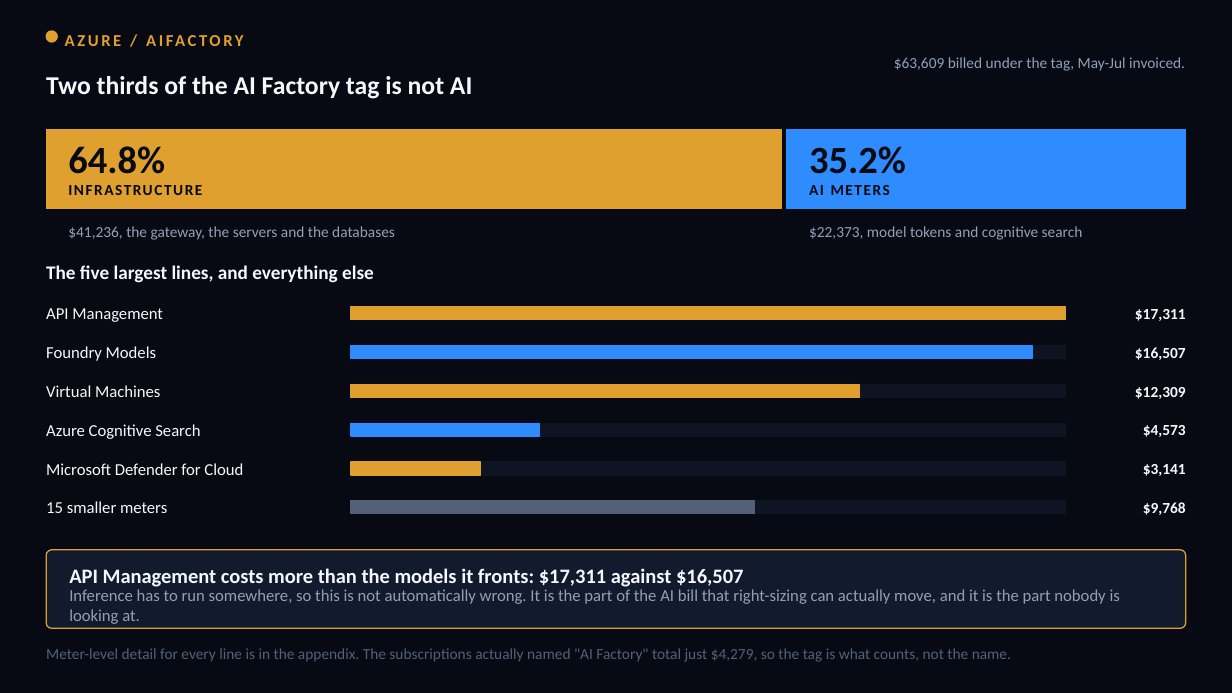
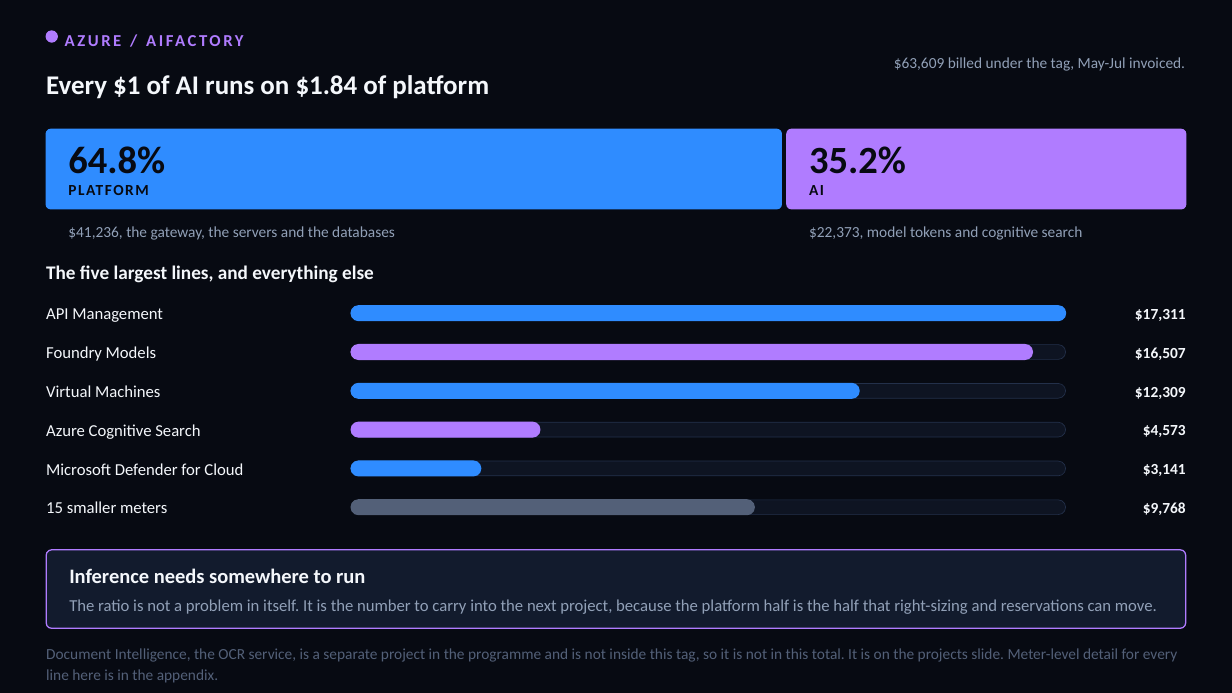
Before and after one commit to arielga5-code/Finops, a slide deck: slide 6 of deck/Harel_Cloud_Cost_CIO_Final_fixed.pptx. Drawn at 1232x693 pixels with LibreOffice and Linux fonts; fonts in the diff are those of the drawing. Boxes give left, top, right and bottom in pixels: in the first picture for what was removed or moved away, otherwise in the second. Text is boxed around its words. In the diff, an @@ line names an element or a change of style, - is before the commit and + after.

```diff
--- a/deck/Harel_Cloud_Cost_CIO_Final_fixed.pptx
+++ b/deck/Harel_Cloud_Cost_CIO_Final_fixed.pptx
@@ text "AZURE / AIFACTORY" at bbox=[65, 28, 804, 52]: text colour #E0A030 to #B07CFF @@
@@ ellipse at bbox=[46, 31, 57, 43]: fill #E0A030 to #B07CFF; outline #E0A030 1 pt to #B07CFF 1 pt @@
@@ text at bbox=[46, 75, 489, 99]: text changed; size 20 to 21 pt @@
-Two thirds of the AI Factory tag is not AI
+Every $1 of AI runs on $1.84 of platform
@@ text at bbox=[68, 177, 760, 201]: text changed @@
-INFRASTRUCTURE
+PLATFORM
@@ text at bbox=[809, 185, 824, 195]: text changed @@
-AI METERS
+AI
@@ rectangle to rounded rectangle; fill #2F8CFF to #B07CFF; outline #2F8CFF 1 pt to #B07CFF 1 pt in 3 elements at bbox=[787, 129, 1187, 209], bbox=[351, 345, 1032, 360], bbox=[351, 422, 540, 437] @@
@@ rectangle to rounded rectangle; fill #E0A030 to #2F8CFF; outline #E0A030 1 pt to #2F8CFF 1 pt in 4 elements at bbox=[46, 129, 782, 209], bbox=[351, 306, 1066, 321], bbox=[351, 384, 860, 398], bbox=[351, 461, 481, 476] @@
@@ rounded rectangle at bbox=[351, 500, 754, 515]: rectangle to rounded rectangle @@
@@ rectangle to rounded rectangle; outline #0E1422 1 pt to #23304A 0.5 pt in 5 elements at bbox=[351, 345, 1066, 360], bbox=[351, 384, 1066, 398], bbox=[351, 422, 1066, 437], bbox=[351, 461, 1066, 476], bbox=[351, 500, 1066, 515] @@
@@ rounded rectangle at bbox=[46, 550, 1186, 628]: outline #E0A030 1 pt to #B07CFF 1 pt @@
@@ text at bbox=[69, 568, 365, 583]: text changed @@
-API Management costs more than the models it fronts: $17,311 against $16,507
+Inference needs somewhere to run
@@ text at bbox=[69, 599, 1157, 614]: text changed @@
-Inference has to run somewhere, so this is not automatically wrong. It is the part of the AI bill that right-sizing can actually move, and it is the part nobody is looking at.
+The ratio is not a problem in itself. It is the number to carry into the next project, because the platform half is the half that right-sizing and reservations can move.
@@ text at bbox=[46, 648, 1177, 683]: text changed @@
-Meter-level detail for every line is in the appendix. The subscriptions actually named "AI Factory" total just $4,279, so the tag is what counts, not the name.
+Document Intelligence, the OCR service, is a separate project in the programme and is not inside this tag, so it is not in this total. It is on the projects slide. Meter-level detail for every line here is in the appendix.
```
Also in this commit, not shown: 1 other slide changed, 9 other files.
